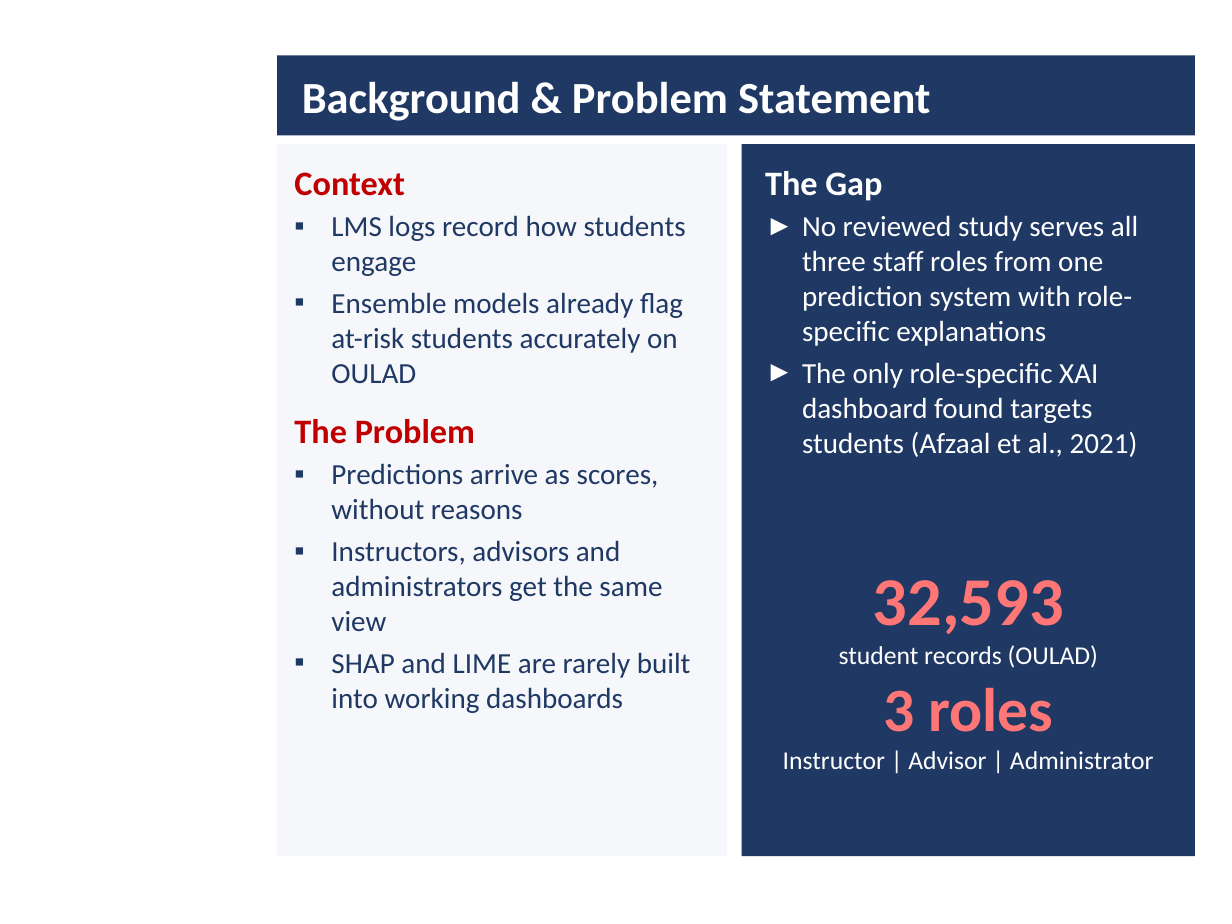
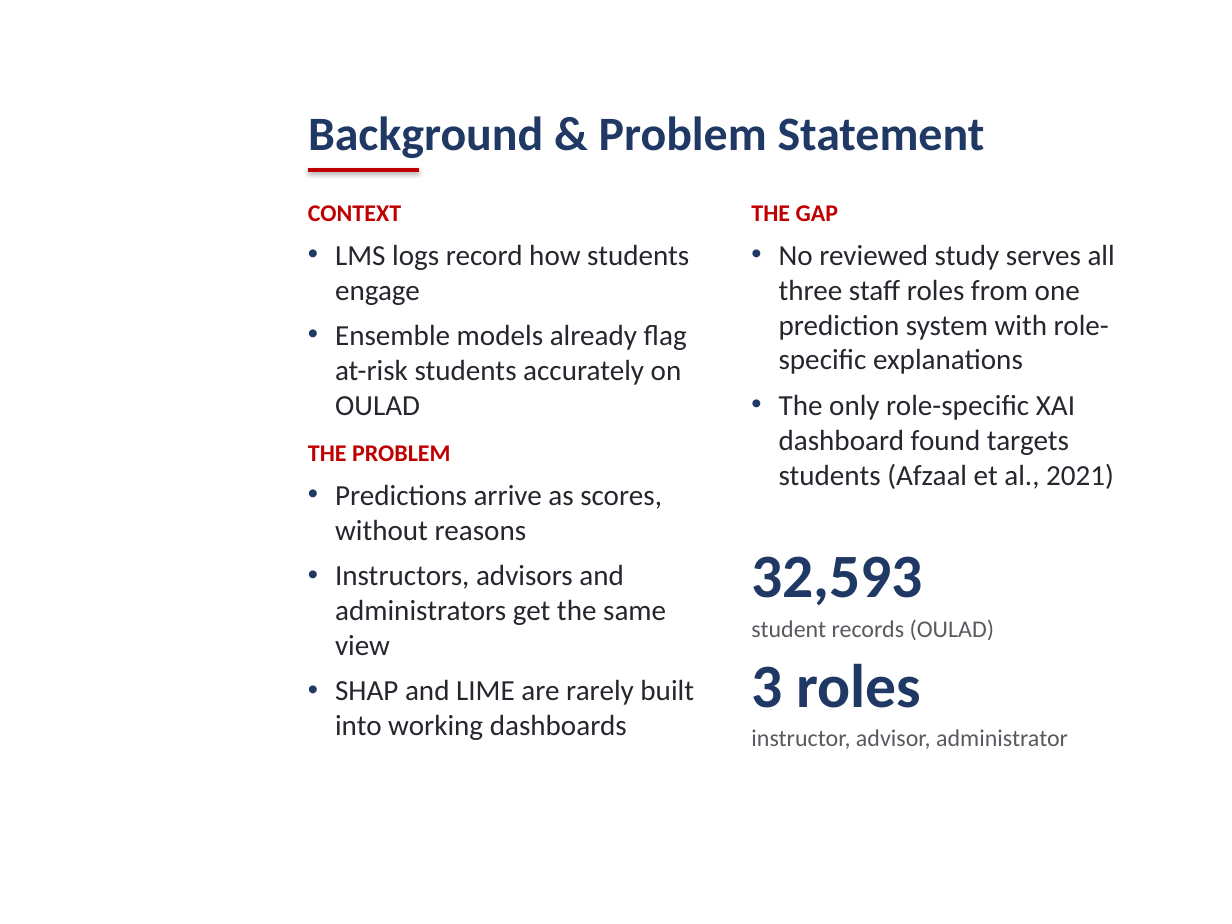
Before and after one commit to daniel-larry/python-run-result, a slide deck: slide 3 of Internal_Defense_Presentation.pptx. Drawn at 1232x924 pixels with LibreOffice and Linux fonts; fonts in the diff are those of the drawing; background and template pictures are left out. Boxes give left, top, right and bottom in pixels: in the first picture for what was removed or moved away, otherwise in the second. Text is boxed around its words. In the diff, an @@ line names an element or a change of style, - is before the commit and + after.

Commit message:
Defense deck: open layout without boxes, Calibri, Moodle screenshot

```diff
--- a/Internal_Defense_Presentation.pptx
+++ b/Internal_Defense_Presentation.pptx
@@ rectangle removed at bbox=[277, 55, 1195, 136] @@
@@ title "Background & Problem Statement": place and size @@
-title "Background & Problem Statement" at bbox=[302, 81, 930, 121]
+title "Background & Problem Statement" at bbox=[308, 116, 985, 158]
@@ title "Background & Problem Statement" at bbox=[308, 116, 985, 158]: size 26 to 28 pt, text colour #FFFFFF to #1F3864; vertical alignment middle to bottom @@
@@ rectangle removed at bbox=[277, 144, 727, 856] @@
@@ rectangle removed at bbox=[742, 144, 1195, 856] @@
@@ line added from (308, 170) to (419, 170), #C00000 2.25 pt @@
@@ text added at bbox=[308, 205, 689, 416], 17 pt, text #26262E @@
+CONTEXT
+• LMS logs record how students engage
+• Ensemble models already flag at-risk students accurately on OULAD
@@ text at bbox=[751, 205, 839, 221]: text changed; size 20 to 14 pt; text colour #FFFFFF to #C00000 @@
-The Gap
+THE GAP
@@ text "THE GAP": place and size @@
-text "THE GAP" at bbox=[765, 171, 1138, 457]
+text "THE GAP" at bbox=[751, 205, 1115, 489]
@@ text at bbox=[779, 244, 1115, 489]: text colour #FFFFFF to #26262E; bullet ► to •; more space between paragraphs; bullet colour #FFFFFF to #1F3864 @@
@@ text at bbox=[308, 445, 451, 461]: text changed; size 17 to 14 pt; text colour #1F3864 to #C00000; bold on @@
-Context
-▪ LMS logs record how students engage
-▪ Ensemble models already flag at-risk students accurately on OULAD
-The Problem
+THE PROBLEM
@@ text "THE PROBLEM": place and size @@
-text "THE PROBLEM" at bbox=[294, 172, 691, 713]
+text "THE PROBLEM" at bbox=[308, 445, 694, 740]
@@ text at bbox=[335, 484, 694, 740]: text colour #1F3864 to #26262E; bullet ▪ to •; more space between paragraphs @@
@@ text "32,593": place and size @@
-text "32,593" at bbox=[783, 580, 1154, 769]
+text "32,593" at bbox=[751, 556, 1068, 749]
@@ text at bbox=[751, 556, 995, 708]: size 40 to 36 pt in "32,593"; text colour #FF7676 to #1F3864 in "32,593", "3 roles"; size 15 to 14 pt, text colour #FFFFFF to #59595F in "student records (OULAD)"; alignment centre to left; more space between paragraphs @@
@@ text at bbox=[751, 729, 1068, 749]: text changed; size 15 to 14 pt; text colour #FFFFFF to #59595F @@
-Instructor | Advisor | Administrator
+instructor, advisor, administrator
```
Also in this commit, not shown: 11 other slides changed.
